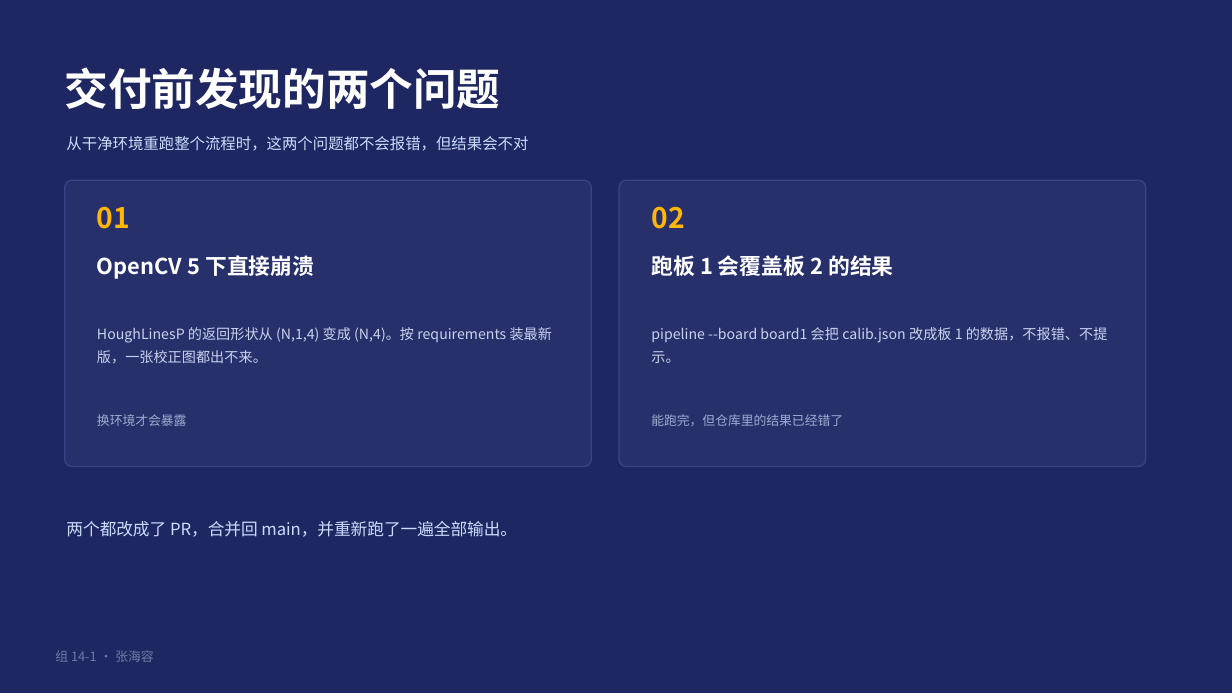
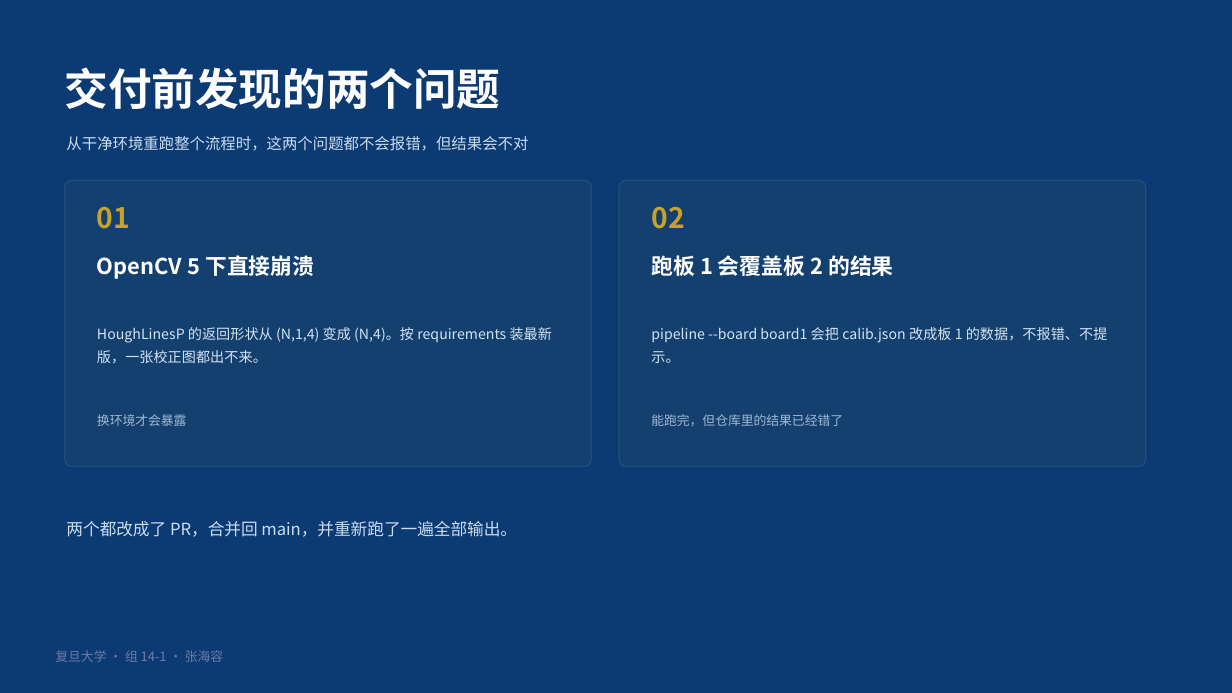
Before and after one commit to HRzhangStat/camera-calibration, a slide deck: slide 9 of 组14-1-组长贡献.pptx. Drawn at 1232x693 pixels with LibreOffice and Linux fonts; fonts in the diff are those of the drawing. Boxes give left, top, right and bottom in pixels: in the first picture for what was removed or moved away, otherwise in the second. Text is boxed around its words. In the diff, an @@ line names an element or a change of style, - is before the commit and + after.

```diff
--- a/组14-1-组长贡献.pptx
+++ b/组14-1-组长贡献.pptx
@@ background #1E2761 to #0B3B72 @@
@@ text "从干净环境重跑整个流程时，这两个问题都不会报错，但结果会不对" at bbox=[66, 136, 528, 151]: text colour #CADCFC to #C9DCF0 @@
@@ rounded rectangle at bbox=[65, 180, 592, 467]: fill #27306B to #14406F; outline #3A4485 1 pt to #1E4E82 1 pt @@
@@ text "01" at bbox=[97, 206, 130, 229]: text colour #FFB703 to #C9A227 @@
@@ rounded rectangle at bbox=[619, 180, 1146, 467]: fill #27306B to #14406F; outline #3A4485 1 pt to #1E4E82 1 pt @@
@@ text "02" at bbox=[651, 206, 684, 229]: text colour #FFB703 to #C9A227 @@
@@ text "HoughLinesP 的返回形状从 (N,1,4) 变成 (N,4)。按 ..." at bbox=[97, 327, 552, 364]: text colour #C9D2EC to #D2E2F2 @@
@@ text "pipeline --board board1 会把 calib.json ..." at bbox=[651, 327, 1108, 363]: text colour #C9D2EC to #D2E2F2 @@
@@ text "换环境才会暴露" at bbox=[97, 414, 187, 426]: text colour #9FAAD0 to #9DB8D4 @@
@@ text "能跑完，但仓库里的结果已经错了" at bbox=[651, 414, 843, 426]: text colour #9FAAD0 to #9DB8D4 @@
@@ text "两个都改成了 PR，合并回 main，并重新跑了一遍全部输出。" at bbox=[66, 521, 517, 537]: text colour #CADCFC to #C9DCF0 @@
@@ text at bbox=[55, 650, 223, 662]: text changed @@
-组 14-1 · 张海容
+复旦大学 · 组 14-1 · 张海容
```
Also in this commit, not shown: 10 other slides changed.
